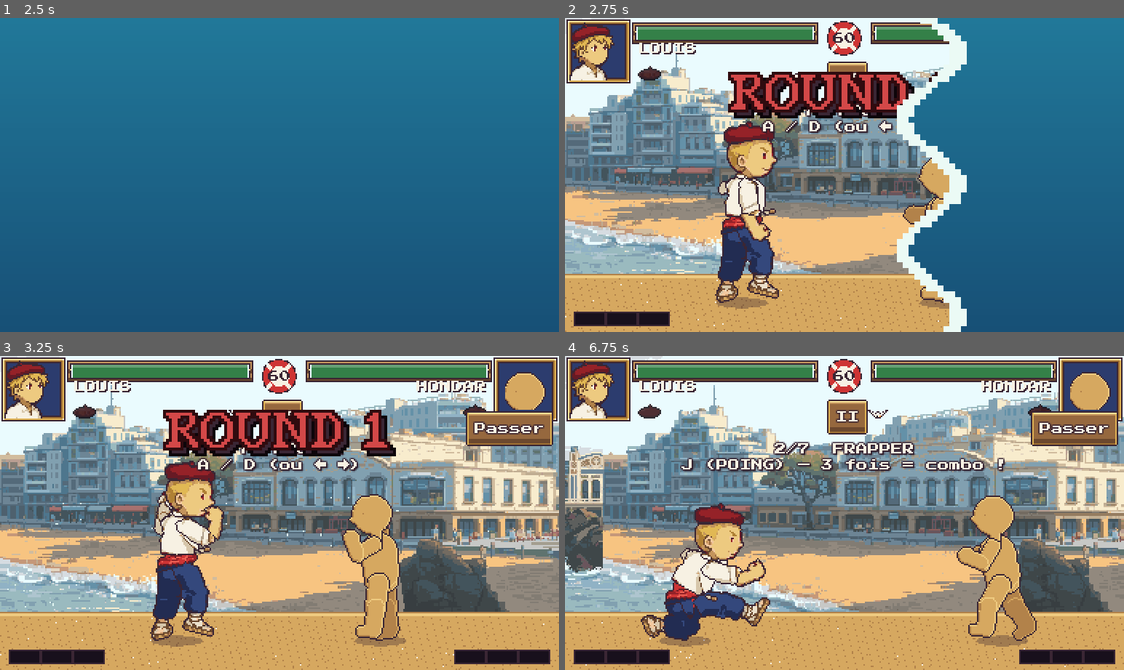
Above: before the commit, frames 1-4 (two rows, left to right).
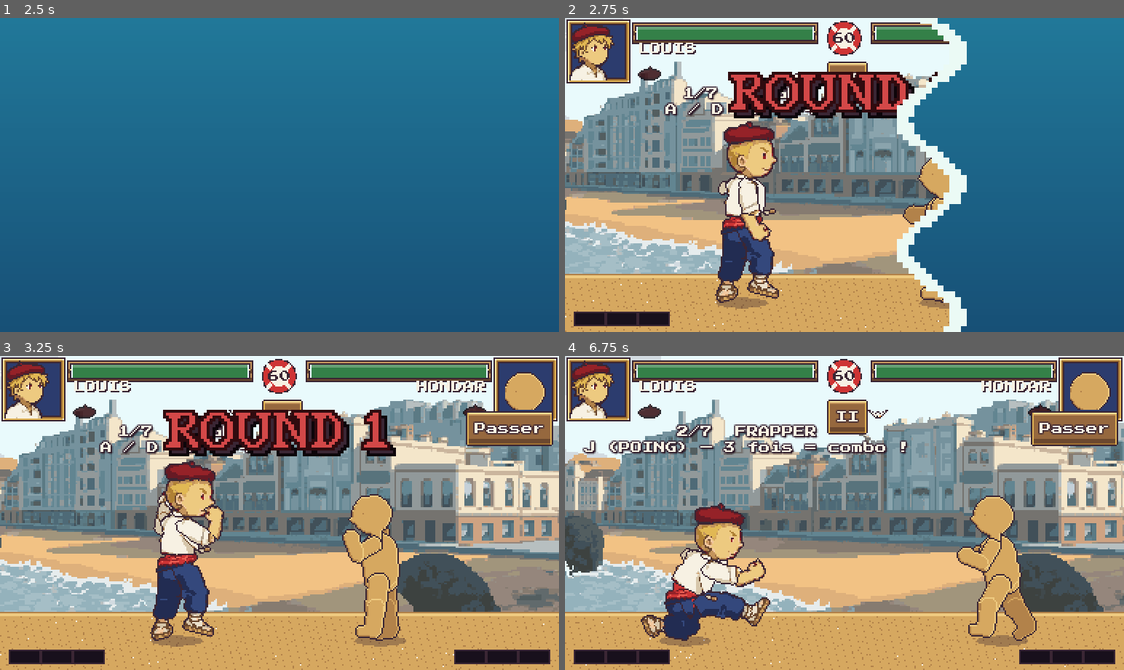
Above: after the commit, the same moments.

Repository: julienott/miarritze
Game: Godot game, scene res://src/ui/boot/boot.tscn
Same seed, same stepped clock (60 frames per second), same inputs: the game is played once before the commit and once after it.
Inputs (mouse positions are in pixels of both pictures, inside the frame that each line leads up to):
- Up to frame 1 (2.5 s): tap Enter (ui_accept) at 0.5, 0.77 s; move the mouse to (402, 159) at 0.52 s; hold D (p1_right) 0.53-1.25 s; tap Space (p1_guard) at 0.6 s; click (402, 159) at 0.67 s; click (318, 137) at 1.27 s; type "12" at 1.35 s; click "C'est parti !" at 2 s
- Up to frame 2 (2.75 s): no input
- Up to frame 3 (3.25 s): drag from (167, 528) to (251, 575) at 2.77 s
- Up to frame 4 (6.75 s): move the mouse to (900, 443) at 3.52 s; hold D (p1_right) 3.53-4.25 s; hold J (p1_punch) 3.53-4.25 s; click (900, 443) at 3.67 s; drag from (816, 575) to (676, 465) at 4.27 s; move the mouse to (1012, 560) at 5.02 s; hold A (p1_left) 5.03-5.75 s; tap Down (p2_down) at 5.1 s; click (1012, 560) at 5.17 s; tap Enter (ui_accept) at 5.27 s; drag from (676, 465) to (760, 434) at 5.77 s; move the mouse to (872, 513) at 6.52 s; hold S (p1_down) from 6.53 s (still down); tap Keypad 2 (p2_kick) at 6.6 s; click (872, 513) at 6.67 s

Frame 1 is identical in both runs. In frame 2, 15% of the frame differs, in the area x 0-68%, y 0-82%; in frame 3, 25%; in frame 4, 28%, in the area x 0-100%, y 0-82%.

Commit message:
iPhone : 15 correctifs de la tournée tactile, décors du Phare et du Port Vieux refaits, raccords effacés
- Sélection : tap = choisir, re-tap = valider ; costume au toucher du perso.
- Pause > Quitter → menu / phare ; « Parfait·e » seulement en cas de victoire.
- Salon : défi et « Aller au profil » visibles, boutons grisés sans groupe.
- Entraînement, liste des coups, maps sur SE, défilement au doigt, résultats contre l'ordi.
- Boutons tactiles estompés sur les combattants ; message portrait ; encoche.
- Décors : regen_wide.py (panoramique RD 384×160), Phare / Port Vieux / Côte des Basques / Grande Plage.

Co-Authored-By: Claude Opus 5.5 <noreply@anthropic.com>
Claude-Session: https://claude.ai/code/session_016TWCbephYN7QxKHYLyFW1W

Diff:
--- a/assets/stages/phare_sommet/stage.json
+++ b/assets/stages/phare_sommet/stage.json
@@ -28,7 +28,9 @@
  "props": [
   {
    "kind": "beam",
-   "y": 40
+   "x": 96,
+   "y": 58,
+   "dot": false
   }
  ],
  "music": "phare_sommet",
--- a/src/autoload/orientation_overlay.gd
+++ b/src/autoload/orientation_overlay.gd
@@ -16,7 +16,9 @@
 	add_child(_dim)
 	_message = Label.new()
 	_message.text = "Tourne ton appareil\n\n(le jeu est en pause)"
-	_message.add_theme_font_size_override(&"font_size", 30)
+	# Portrait : le viewport logique fait ~216 px de large → petit corps, retour à la ligne.
+	_message.add_theme_font_size_override(&"font_size", 12)
+	_message.autowrap_mode = TextServer.AUTOWRAP_WORD_SMART
 	_message.add_theme_color_override(&"font_color", Color(0.97, 0.95, 0.89))
 	_message.horizontal_alignment = HORIZONTAL_ALIGNMENT_CENTER
 	_message.vertical_alignment = VERTICAL_ALIGNMENT_CENTER
--- a/src/fight/modes/tower_mode.gd
+++ b/src/fight/modes/tower_mode.gd
@@ -113,6 +113,7 @@
 		"health": [carried_health if double and sub_index == 1 else 0, 0],
 		"on_end": TowerMode.on_fight_end,
 		"mode": "tower",
+		"return_to": "tower",   # Pause > Quitter : retour au phare, la Pyramide continue
 	}
 
 
@@ -128,7 +129,7 @@
 	var won: bool = int(result.get("winner", -1)) == 0
 	var fl: Dictionary = current_floor()
 	last_unlocks = Profiles.record_fight(fighter, won, str(fl.get("stage", "")),
-		int(result.get("finisher", 0)) != 0, bool(result.get("perfect", false)))
+		won and int(result.get("finisher", 0)) != 0, won and bool(result.get("perfect", false)))
 	if not won:
 		# Continue illimité : même étage, score réduit de 20 %, rien d'autre.
 		score = score * (100 - LOSS_PENALTY_PCT) / 100
--- a/src/fight/view/fight_scene.gd
+++ b/src/fight/view/fight_scene.gd
@@ -183,6 +183,13 @@
 		var me_slot: int = int(params.get("local_slot", 0))
 		_touch.facing_getter = func() -> int: return sim.f[me_slot].facing
 		_touch.meter_full_getter = func() -> bool: return sim.f[me_slot].meter >= SimConst.METER_MAX
+		_touch.fighter_rects_getter = func() -> Array:
+			var out: Array = []
+			var xf: Transform2D = get_viewport().get_canvas_transform()
+			for p: int in 2:
+				var feet: Vector2 = xf * Vector2(sim.f[p].x / 256.0, sim.f[p].y / 256.0)
+				out.append(Rect2(feet.x - 22.0, feet.y - 96.0, 44.0, 96.0))
+			return out
 		ui.add_child(_touch)
 		InputHub.add_source(0, VirtualPadSource.new(_touch))
 	if str(params.get("mode", "")) != "online":
@@ -484,4 +491,4 @@
 	if _online:
 		OnlineMode.leave()
 		return
-	SceneRouter.goto(StringName(str(params.get("return_to", "title"))))
+	SceneRouter.goto(StringName(str(params.get("return_to", "main_menu"))))
--- a/src/fight/view/stage_view.gd
+++ b/src/fight/view/stage_view.gd
@@ -168,13 +168,17 @@
 			"beam":
 				# Faisceau du Phare qui balaie le ciel nocturne (§5.3, §6).
 				var origin: Vector2 = Vector2(left * 0.75 + 256.0, float(pr.get("y", 40)))
+				# « x » : position dans l'image du plan lointain (la lanterne y est dessinée).
+				if pr.has("x") and not _layers.is_empty():
+					origin.x = (_layers[0]["node"] as Node2D).position.x + float(pr["x"])
 				var ang: float = sin(t * 0.8) * 1.3
 				for side: int in [-1, 1]:
 					var dir: Vector2 = Vector2(cos(ang) * side, sin(ang) * 0.25 - 0.05)
 					var tip: Vector2 = origin + dir * 420.0
 					var n: Vector2 = Vector2(-dir.y, dir.x) * 26.0
 					_fx.draw_colored_polygon(PackedVector2Array([origin, tip + n, tip - n]), Color(1.0, 0.95, 0.62, 0.16))
-				_fx.draw_circle(origin, 5, Color(1.0, 0.96, 0.7, 0.9))
+				if bool(pr.get("dot", true)):
+					_fx.draw_circle(origin, 5, Color(1.0, 0.96, 0.7, 0.9))
 			"bubbles":
 				for i: int in 18:
 					var x: float = fmod(i * 61.0, 560.0) + 8.0 + sin(t * 1.3 + i) * 4.0
--- a/src/fight/view/training_overlay.gd
+++ b/src/fight/view/training_overlay.gd
@@ -24,8 +24,8 @@
 	size = get_viewport().get_visible_rect().size
 	_behavior_button = UiKit.button("Mannequin : " + TrainingMode.BEHAVIORS[behavior], _cycle, 150)
 	_behavior_button.focus_mode = Control.FOCUS_NONE
-	_behavior_button.position = Vector2(size.x - 154, 44)
 	add_child(_behavior_button)
+	_place_behavior()
 	var moves: Button = UiKit.button("Coups", func() -> void: move_list_requested.emit(), 60)
 	moves.focus_mode = Control.FOCUS_NONE
 	moves.position = Vector2(size.x - 64, 70)
@@ -35,7 +35,15 @@
 func _cycle() -> void:
 	behavior = (behavior + 1) % TrainingMode.BEHAVIORS.size()
 	_behavior_button.text = "Mannequin : " + TrainingMode.BEHAVIORS[behavior]
+	_place_behavior()
 	behavior_requested.emit(behavior)
+
+
+## Calé à droite selon la largeur réelle du libellé (il varie avec le comportement).
+func _place_behavior() -> void:
+	_behavior_button.reset_size()
+	var bw: float = _behavior_button.get_combined_minimum_size().x
+	_behavior_button.position = Vector2(size.x - bw - 4, 44)
 
 
 func _process(_delta: float) -> void:
--- a/src/fight/view/tutorial_overlay.gd
+++ b/src/fight/view/tutorial_overlay.gd
@@ -8,11 +8,11 @@
 
 const STEPS: Array = [
 	{"title": "BOUGER", "pad": "Glisse le pouce à gauche de l'écran", "keys": "A / D (ou ← →)", "goal": "move"},
-	{"title": "FRAPPER", "pad": "Touche le bouton rouge P", "keys": "J (POING) — 3 fois = combo !", "goal": "hit"},
-	{"title": "GARDER", "pad": "Maintiens le bouton bleu G", "keys": "Espace (GARDE)", "goal": "block"},
-	{"title": "TXAPEL-CUT !", "pad": "Pouce en bas-arrière + P", "keys": "S + A + J (bas-arrière + POING)", "goal": "uppercut"},
-	{"title": "SPÉCIAL", "pad": "Touche le bouton or S", "keys": "L (SPÉCIAL)", "goal": "special"},
-	{"title": "SUPER !", "pad": "Touche MARÉE (jauge pleine)", "keys": "L + Espace (SPÉCIAL + GARDE)", "goal": "super"},
+	{"title": "FRAPPER", "pad": "Touche le bouton rouge (poing)", "keys": "J (POING) — 3 fois = combo !", "goal": "hit"},
+	{"title": "GARDER", "pad": "Garde le doigt sur le bouton bleu (bouclier)", "keys": "Espace (GARDE)", "goal": "block"},
+	{"title": "TXAPEL-CUT !", "pad": "Pouce en bas, vers l'arrière, + bouton rouge", "keys": "S + A + J (bas-arrière + POING)", "goal": "uppercut"},
+	{"title": "SPÉCIAL", "pad": "Touche le bouton jaune (lauburu)", "keys": "L (SPÉCIAL)", "goal": "special"},
+	{"title": "SUPER !", "pad": "Touche le bouton MARÉE", "keys": "L + Espace (SPÉCIAL + GARDE)", "goal": "super"},
 	{"title": "K.O. !", "pad": "Vide la barre de vie de Hondar !", "keys": "Vide la barre de vie de Hondar !", "goal": "ko"},
 ]
 
@@ -32,8 +32,10 @@
 	position = Vector2.ZERO
 	size = get_viewport().get_visible_rect().size
 	_label = UiKit.label("", 8, UiKit.C_LINEN)
-	_label.position = Vector2(0, 60)
-	_label.size = Vector2(size.x, 30)
+	# Consigne à gauche du losange de boutons (sinon le bouton garde la cache).
+	_label.position = Vector2(8, 48)
+	_label.size = Vector2(size.x - 150, 30)
+	_label.autowrap_mode = TextServer.AUTOWRAP_WORD_SMART
 	add_child(_label)
 	var skip: Button = UiKit.button("Passer", func() -> void: finished.emit(), 60)
 	skip.focus_mode = Control.FOCUS_NONE
--- a/src/input/touch_controls.gd
+++ b/src/input/touch_controls.gd
@@ -33,6 +33,12 @@
 var facing_getter: Callable = func() -> int: return 1
 ## La jauge est-elle pleine ? (affiche le bouton MARÉE)
 var meter_full_getter: Callable = func() -> bool: return false
+## Rectangles écran des combattants : un bouton qui en recouvre un s'efface
+## (le combat reste visible quand un perso passe sous le losange).
+var fighter_rects_getter: Callable = func() -> Array: return []
+## Opacité d'un bouton posé sur un combattant (fraction de l'opacité normale).
+const OVER_FIGHTER_ALPHA: float = 0.35
+var _over_mask: int = 0
 
 var _touches: Dictionary = {}      # index -> {kind, start, pos, t0, button}
 var _stick_center: Vector2 = Vector2.ZERO
@@ -346,6 +352,7 @@
 
 
 func _process(_delta: float) -> void:
+	_update_fade()
 	if mode != "gestures":
 		return
 	# Appui long sur la moitié droite : GARDE tant que maintenu.
@@ -386,6 +393,29 @@
 
 # ------------------------------------------------------------------ dessin
 
+func _covers_fighter(b: Dictionary) -> bool:
+	var c: Vector2 = b["center"]
+	var r: float = float(b["radius"])
+	var box: Rect2 = Rect2(c - Vector2(r, r), Vector2(r, r) * 2.0)
+	for rect: Variant in fighter_rects_getter.call():
+		if (rect as Rect2).intersects(box):
+			return true
+	return false
+
+
+func _update_fade() -> void:
+	# Redessin seulement quand le recouvrement change (budget web).
+	var mask: int = 0
+	var i: int = 0
+	for name: String in _buttons:
+		if _covers_fighter(_buttons[name]):
+			mask |= 1 << i
+		i += 1
+	if mask != _over_mask:
+		_over_mask = mask
+		queue_redraw()
+
+
 func _draw() -> void:
 	var alpha: float = Settings.pad_opacity
 	if mode == "gestures":
@@ -408,11 +438,12 @@
 			continue
 		var lit: bool = (_held & int(b["bit"])) != 0 and name != "maree"
 		var col: Color = (b["color"] as Color)
-		draw_circle(b["center"], float(b["radius"]), Color(col.lightened(0.3) if lit else col, alpha if not lit else 0.9))
-		draw_arc(b["center"], float(b["radius"]), 0, TAU, 24, Color(C_OUTLINE, 0.9), 1.5)
+		var fade: float = OVER_FIGHTER_ALPHA if _covers_fighter(b) and not lit else 1.0
+		draw_circle(b["center"], float(b["radius"]), Color(col.lightened(0.3) if lit else col, (alpha if not lit else 0.9) * fade))
+		draw_arc(b["center"], float(b["radius"]), 0, TAU, 24, Color(C_OUTLINE, 0.9 * fade), 1.5)
 		if _icons.has(name):
 			var tex: Texture2D = _icons[name]
-			draw_texture(tex, ((b["center"] as Vector2) - tex.get_size() * 0.5).round(), Color(1, 1, 1, 0.95))
+			draw_texture(tex, ((b["center"] as Vector2) - tex.get_size() * 0.5).round(), Color(1, 1, 1, 0.95 * fade))
 		if name == "maree":
 			var tw: float = _font.get_string_size("MARÉE", HORIZONTAL_ALIGNMENT_LEFT, -1, 8).x
 			draw_string(_font, (b["center"] as Vector2) + Vector2(-tw * 0.5, -float(b["radius"]) - 3), "MARÉE",
--- a/src/ui/ending/ending.gd
+++ b/src/ui/ending/ending.gd
@@ -151,9 +151,9 @@
 	var ok: Button = UiKit.button("Menu", func() -> void:
 		TowerMode.run = null
 		SceneRouter.goto(&"main_menu"), 80)
-	ok.set_anchors_preset(Control.PRESET_CENTER_TOP)
-	ok.position = Vector2(-40, 10)
+	# En bas à droite : au centre en haut, il cachait la tête du héros.
 	add_child(ok)
+	ok.position = Vector2(get_viewport_rect().size.x - 84, get_viewport_rect().size.y - 26)
 	ok.grab_focus.call_deferred()
 
 
--- a/src/ui/fighter_select/fighter_select.gd
+++ b/src/ui/fighter_select/fighter_select.gd
@@ -160,6 +160,10 @@
 func _on_cell_input(event: InputEvent, index: int) -> void:
 	var tapped: bool = (event is InputEventMouseButton and (event as InputEventMouseButton).pressed) \
 		or (event is InputEventScreenTouch and (event as InputEventScreenTouch).pressed)
+	# Sur iPhone, Godot émule aussi un clic souris à partir du toucher : sans ce
+	# filtre, un seul tap choisissait ET validait le perso.
+	if event is InputEventMouseButton and (event as InputEventMouseButton).device == InputEvent.DEVICE_ID_EMULATION:
+		return
 	if not tapped or _picking_difficulty:
 		return
 	var p: int = 0 if not _done[0] else (1 if _players == 2 else 0)
@@ -182,7 +186,8 @@
 	var stats: Dictionary = data.get("stats", {})
 	_stats[p] = [int(stats.get("power", 2)), int(stats.get("speed", 2)), int(stats.get("reach", 2))]
 	_locked[p] = not _costume_ok(id, _costume[p])
-	_info[p].text = "%s\nCostume %d" % [str(data.get("title", "")), _costume[p] + 1]
+	_info[p].text = "%s\nCostume %d/4%s" % [str(data.get("title", "")), _costume[p] + 1,
+		"  (touche-moi)" if Settings.touch_enabled() and not _done[p] else ""]
 	_overlay.queue_redraw()
 	while _names.size() <= p:
 		var nl: Label = UiKit.title("")
@@ -197,6 +202,28 @@
 		_show_home_stage(id)
 	_layout()
 	_grid.queue_redraw()
+
+
+## Toucher le grand aperçu d'un joueur change son costume (pas de flèches au doigt).
+func _gui_input(event: InputEvent) -> void:
+	if not (event is InputEventScreenTouch and (event as InputEventScreenTouch).pressed) or _picking_difficulty:
+		return
+	var pos: Vector2 = (event as InputEventScreenTouch).position
+	var w: float = get_viewport_rect().size.x
+	var h: float = get_viewport_rect().size.y
+	if pos.y < h * 0.4:
+		return
+	var p: int = -1
+	if pos.x < 110.0:
+		p = 0
+	elif pos.x > w - 110.0 and _players == 2:
+		p = 1
+	if p < 0 or _done[p] or (p == 1 and not _done[0]):
+		return
+	_costume[p] = (_costume[p] + 1) % 4
+	AudioManager.sfx(&"ui_move")
+	_refresh(p)
+	accept_event()
 
 
 func _refresh_cpu() -> void:
--- a/src/ui/lobby/lobby.gd
+++ b/src/ui/lobby/lobby.gd
@@ -50,9 +50,11 @@
 	if int(Profiles.active().get("player_id", 0)) <= 0:
 		_info.text = "Rejoins d'abord un groupe (Profil > Groupe)"
 		var go: Button = UiKit.button("Aller au profil", func() -> void: SceneRouter.goto(&"profile_edit"), 140)
-		go.set_anchors_preset(Control.PRESET_CENTER)
-		go.position = Vector2(get_viewport_rect().size.x * 0.5 - 70, 100)
+		go.position = Vector2(roundf(get_viewport_rect().size.x * 0.5 - 70), 100)
 		add_child(go)
+		# Sans groupe, le serveur refuse : pas de recherche sans fin ni classement vide.
+		quick.disabled = true
+		board.disabled = true
 		set_process(false)
 		return
 	_info.text = "Groupe %s — touche un copain pour le défier" % str(Profiles.active().get("group_code", ""))
@@ -200,8 +202,7 @@
 		_respond(mid, true)
 		return
 	_invite_box = PanelContainer.new()
-	_invite_box.set_anchors_preset(Control.PRESET_CENTER)
-	_invite_box.position = Vector2(get_viewport_rect().size.x * 0.5 - 110, 70)
+	_invite_box.position = Vector2(roundf(get_viewport_rect().size.x * 0.5 - 110), 70)
 	_invite_box.custom_minimum_size = Vector2(220, 0)
 	add_child(_invite_box)
 	var col: VBoxContainer = VBoxContainer.new()
--- a/src/ui/move_list/move_list.gd
+++ b/src/ui/move_list/move_list.gd
@@ -36,13 +36,32 @@
 	offset_right = -12
 	offset_top = 8
 	offset_bottom = -8
+	# Au-dessus du HUD (portraits) et de tout le reste de la couche UI.
+	z_index = 100
+	var outer: VBoxContainer = VBoxContainer.new()
+	outer.add_theme_constant_override(&"separation", 4)
+	add_child(outer)
+	# En-tête fixe : « Fermer » toujours visible, sans avoir à faire défiler.
+	var header: HBoxContainer = HBoxContainer.new()
+	outer.add_child(header)
+	var title: Label = UiKit.label("COUPS DE %s" % str(data.get("name", fighter_id)).to_upper(), 8, UiKit.C_GOLD,
+		HORIZONTAL_ALIGNMENT_LEFT)
+	title.size_flags_horizontal = Control.SIZE_EXPAND_FILL
+	title.vertical_alignment = VERTICAL_ALIGNMENT_CENTER
+	header.add_child(title)
+	var close: Button = UiKit.button("Fermer", func() -> void:
+		closed.emit()
+		queue_free(), 80)
+	header.add_child(close)
+	close.grab_focus.call_deferred()
 	var scroll: ScrollContainer = ScrollContainer.new()
-	add_child(scroll)
+	scroll.size_flags_vertical = Control.SIZE_EXPAND_FILL
+	scroll.horizontal_scroll_mode = ScrollContainer.SCROLL_MODE_DISABLED
+	outer.add_child(scroll)
 	var col: VBoxContainer = VBoxContainer.new()
-	col.add_theme_constant_override(&"separation", 1)
+	col.add_theme_constant_override(&"separation", 3)
 	col.size_flags_horizontal = Control.SIZE_EXPAND_FILL
 	scroll.add_child(col)
-	col.add_child(UiKit.label("COUPS DE %s" % str(data.get("name", fighter_id)).to_upper(), 8, UiKit.C_GOLD))
 	for n: Array in NORMALS:
 		col.add_child(_row(n[0], n[1], ""))
 	var sp_title: Label = UiKit.label("SPÉCIAUX", 8, UiKit.C_GOLD)
@@ -56,16 +75,11 @@
 	col.add_child(_row("SUPER : %s" % str(sup.get("name", "Coup du Txapeldun")), "SPÉCIAL + GARDE (Marée pleine)", ""))
 	col.add_child(_row("Spécial renforcé", "SPÉCIAL + GARDE + direction (1 Marée)", ""))
 	col.add_child(_row("Finish BUKATU !", "Bas, Bas + SPÉCIAL (tout près)", ""))
-	var close: Button = UiKit.button("Fermer", func() -> void:
-		closed.emit()
-		queue_free(), 80)
-	col.add_child(close)
-	close.grab_focus.call_deferred()
 
 
 func _row(name_text: String, input_text: String, classic: String) -> Control:
 	var row: VBoxContainer = VBoxContainer.new()
-	row.add_theme_constant_override(&"separation", 0)
+	row.add_theme_constant_override(&"separation", 1)
 	var a: Label = UiKit.label(name_text, 8, UiKit.C_LINEN, HORIZONTAL_ALIGNMENT_LEFT)
 	a.add_theme_constant_override(&"outline_size", 0)
 	row.add_child(a)
--- a/src/ui/profile_edit/profile_edit.gd
+++ b/src/ui/profile_edit/profile_edit.gd
@@ -28,6 +28,7 @@
 	_list = VBoxContainer.new()
 	_list.add_theme_constant_override(&"separation", 3)
 	scroll.add_child(_list)
+	UiKit.touch_scroll(_list)
 	_build()
 
 
@@ -66,6 +67,12 @@
 	_list.add_child(UiKit.label("GROUPE", 8, UiKit.C_GOLD, HORIZONTAL_ALIGNMENT_LEFT))
 	var code: String = str(prof.get("group_code", ""))
 	_list.add_child(UiKit.label("Code : %s" % (code if code != "" else "aucun"), 8, UiKit.C_LINEN, HORIZONTAL_ALIGNMENT_LEFT))
+	# Message de Créer / Rejoindre juste au-dessus de la ligne du code (visible
+	# sans défiler), sur plusieurs lignes si besoin.
+	_status = UiKit.label("", 8, UiKit.C_GOLD, HORIZONTAL_ALIGNMENT_LEFT)
+	_status.autowrap_mode = TextServer.AUTOWRAP_WORD_SMART
+	_status.custom_minimum_size = Vector2(get_viewport_rect().size.x - 136, 0)
+	_list.add_child(_status)
 	var row: HBoxContainer = HBoxContainer.new()
 	var edit: LineEdit = LineEdit.new()
 	edit.max_length = 6
@@ -77,8 +84,6 @@
 	row.add_child(UiKit.button("Rejoindre", func() -> void: _join(edit.text.strip_edges().to_upper()), 80))
 	row.add_child(UiKit.button("Créer", _create_group, 60))
 	_list.add_child(row)
-	_status = UiKit.label("", 8, UiKit.C_GOLD, HORIZONTAL_ALIGNMENT_LEFT)
-	_list.add_child(_status)
 	_list.add_child(UiKit.label("STATISTIQUES", 8, UiKit.C_GOLD, HORIZONTAL_ALIGNMENT_LEFT))
 	var stats: Dictionary = prof.get("stats", {})
 	var tx: Dictionary = stats.get("txapelas", {})
--- a/src/ui/results/results.gd
+++ b/src/ui/results/results.gd
@@ -19,7 +19,13 @@
 		add_child(view)
 	var head_text: String = "ÉGALITÉ !"
 	if winner >= 0:
-		head_text = "%s GAGNE !" % Roster.display_name(str(fight.get("p%d" % (winner + 1), ""))).to_upper()
+		var vs_cpu: bool = int((fight.get("ai", [0, 0]) as Array)[1]) > 0
+		if vs_cpu:
+			head_text = "TU GAGNES !" if winner == 0 else "L'ORDI GAGNE !"
+		elif str(fight.get("p1", "")) == str(fight.get("p2", "")):
+			head_text = "J%d GAGNE !" % (winner + 1)   # miroir : le nom ne dit pas qui
+		else:
+			head_text = "%s GAGNE !" % Roster.display_name(str(fight.get("p%d" % (winner + 1), ""))).to_upper()
 	var head: Label = UiKit.title(head_text)
 	head.set_anchors_preset(Control.PRESET_TOP_WIDE)
 	head.position.y = 10
--- a/src/ui/settings/settings.gd
+++ b/src/ui/settings/settings.gd
@@ -36,6 +36,7 @@
 	_list.size_flags_horizontal = Control.SIZE_EXPAND_FILL
 	_list.add_theme_constant_override(&"separation", 3)
 	scroll.add_child(_list)
+	UiKit.touch_scroll(_list)
 	_build()
 
 
--- a/src/ui/stage_select/stage_select.gd
+++ b/src/ui/stage_select/stage_select.gd
@@ -20,6 +20,12 @@
 	add_child(grid)
 	# Centrage sur la largeur réelle (iPhone 19,5:9 plus large que 384).
 	var center: Callable = func() -> void:
+		# Écran étroit (iPhone SE, 16:9) : 3 colonnes ne tiennent pas → 2.
+		grid.columns = 3
+		grid.reset_size()
+		if grid.get_combined_minimum_size().x > get_viewport_rect().size.x - 8:
+			grid.columns = 2
+		grid.reset_size()
 		grid.position.x = roundf((get_viewport_rect().size.x - grid.get_combined_minimum_size().x) * 0.5)
 	get_viewport().size_changed.connect(center)
 	center.call_deferred()
@@ -53,6 +59,7 @@
 	params["stage"] = id
 	params["ai"] = [0, int(_params.get("ai_level", 0))]
 	params["mode"] = "versus"
+	params["return_to"] = "main_menu"
 	params["on_end"] = VersusMode.on_fight_end
 	VersusMode.last = params
 	SceneRouter.goto(&"versus_splash", params)
--- a/src/ui/widgets/ui_kit.gd
+++ b/src/ui/widgets/ui_kit.gd
@@ -122,3 +122,17 @@
 	if not buttons.is_empty():
 		(buttons[0] as Control).grab_focus.call_deferred()
 	return grid
+
+
+## Liste dans un ScrollContainer : les boutons laissent passer le glissé du doigt
+## (MOUSE_FILTER_PASS), sinon on ne peut défiler qu'en partant d'un titre.
+static func touch_scroll(list: Control) -> void:
+	_pass_buttons(list)
+	list.child_entered_tree.connect(_pass_buttons)
+
+
+static func _pass_buttons(n: Node) -> void:
+	if n is BaseButton or n is LineEdit:
+		(n as Control).mouse_filter = Control.MOUSE_FILTER_PASS
+	for c: Node in n.get_children():
+		_pass_buttons(c)
--- a/src/ui/widgets/web_text_field.gd
+++ b/src/ui/widgets/web_text_field.gd
@@ -28,6 +28,8 @@
 
 
 func _ready() -> void:
+	# Doit tourner pendant la pause (overlay portrait) pour masquer le champ.
+	process_mode = Node.PROCESS_MODE_ALWAYS
 	_edit = get_parent() as LineEdit
 	_next_id += 1
 	_id = "godot-text-%d" % _next_id
@@ -70,7 +72,7 @@
 	if _el == null:
 		return
 	var css: String = "none"
-	if _edit.is_visible_in_tree():
+	if _edit.is_visible_in_tree() and not get_tree().paused:
 		# Le viewport logique remplit toute la fenêtre (aspect expand) :
 		# on passe par des fractions, converties en CSS côté navigateur.
 		var view: Vector2 = get_viewport().get_visible_rect().size
--- /dev/null
+++ b/tests/stage_sheet.gd
@@ -0,0 +1,62 @@
+extends Node
+## Planche des décors en conditions de combat : chaque stage, caméra à
+## gauche / centre / droite, en 16:9 (384), iPhone 19,5:9 (468) et iPad 4:3 (288),
+## avec deux combattants pour l'échelle. Sortie : tests/out/stages/<stage>.png
+## Usage : godot --path . res://tests/stage_sheet.tscn [-- --only=phare_sommet]
+
+const WIDTHS: Array[int] = [384, 468, 288]
+const H: int = 216
+
+
+func _ready() -> void:
+	var only: String = ""
+	for a: String in OS.get_cmdline_user_args():
+		if a.begins_with("--only="):
+			only = a.trim_prefix("--only=")
+	var stages: Array = Roster.STAGES.duplicate()
+	for v: String in ["grande_plage_soir", "cote_basques_crepuscule"]:
+		stages.append(v)
+	for id: String in stages:
+		if only != "" and id != only:
+			continue
+		var rows: Array[Image] = []
+		for w: int in WIDTHS:
+			for pos: int in 3:
+				rows.append(await _render(id, w, pos))
+		var sheet: Image = Image.create(468 * 3 + 8, (H + 4) * 3, false, Image.FORMAT_RGBA8)
+		sheet.fill(Color(0.1, 0.1, 0.1))
+		for i: int in rows.size():
+			var col: int = i % 3
+			var row: int = i / 3
+			sheet.blit_rect(rows[i], Rect2i(0, 0, rows[i].get_width(), H), Vector2i(col * 472, row * (H + 4)))
+		sheet.save_png(ProjectSettings.globalize_path("res://tests/out/stages/%s.png" % id))
+		print("planche ", id)
+	get_tree().quit()
+
+
+func _render(id: String, w: int, pos: int) -> Image:
+	var vp: SubViewport = SubViewport.new()
+	vp.size = Vector2i(w, H)
+	vp.render_target_update_mode = SubViewport.UPDATE_ALWAYS
+	vp.canvas_item_default_texture_filter = Viewport.DEFAULT_CANVAS_ITEM_TEXTURE_FILTER_NEAREST
+	add_child(vp)
+	var stage: StageView = StageView.new()
+	stage.setup(id)
+	vp.add_child(stage)
+	var half: float = w * 0.5
+	var cx: float = [half, 288.0, StageView.WORLD_W - half][pos]
+	var cam: Camera2D = Camera2D.new()
+	cam.anchor_mode = Camera2D.ANCHOR_MODE_DRAG_CENTER
+	cam.position = Vector2(cx, H * 0.5)
+	vp.add_child(cam)
+	cam.make_current()
+	for k: int in 2:
+		var fv: FighterView = UiKit.fighter_preview(["louis", "maia"][k], 0, "idle", 1 if k == 0 else -1)
+		fv.position = Vector2(cx + (-60 if k == 0 else 60), 196)
+		vp.add_child(fv)
+	stage.update_scroll(cx - half)
+	for i: int in 4:
+		await RenderingServer.frame_post_draw
+	var img: Image = vp.get_texture().get_image()
+	vp.queue_free()
+	return img
--- /dev/null
+++ b/tests/stage_sheet.tscn
@@ -0,0 +1,6 @@
+[gd_scene load_steps=2 format=3]
+
+[ext_resource type="Script" path="res://tests/stage_sheet.gd" id="1"]
+
+[node name="StageSheet" type="Node"]
+script = ExtResource("1")
Binary file changed: assets/stages/cote_basques/far_0.png
Binary file changed: assets/stages/cote_basques/far_1.png
Binary file changed: assets/stages/cote_basques/far_2.png
Binary file changed: assets/stages/cote_basques/far_v_0.png
Binary file changed: assets/stages/cote_basques/far_v_1.png
Binary file changed: assets/stages/cote_basques/far_v_2.png
Binary file changed: assets/stages/cote_basques_crepuscule/far_v_0.png
Binary file changed: assets/stages/cote_basques_crepuscule/far_v_1.png
Binary file changed: assets/stages/cote_basques_crepuscule/far_v_2.png
Binary file changed: assets/stages/grande_plage/far_0.png
Binary file changed: assets/stages/grande_plage/far_1.png
Binary file changed: assets/stages/grande_plage/far_2.png
(and 53 more such lines)
